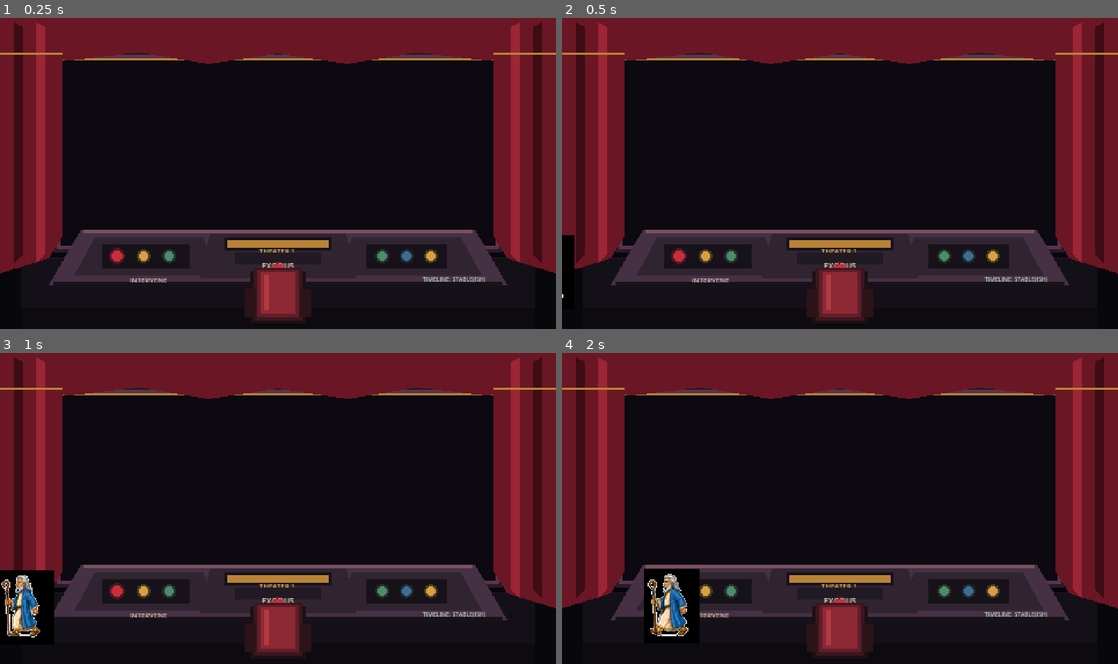
Above: before the commit, frames 1-4 (two rows, left to right).
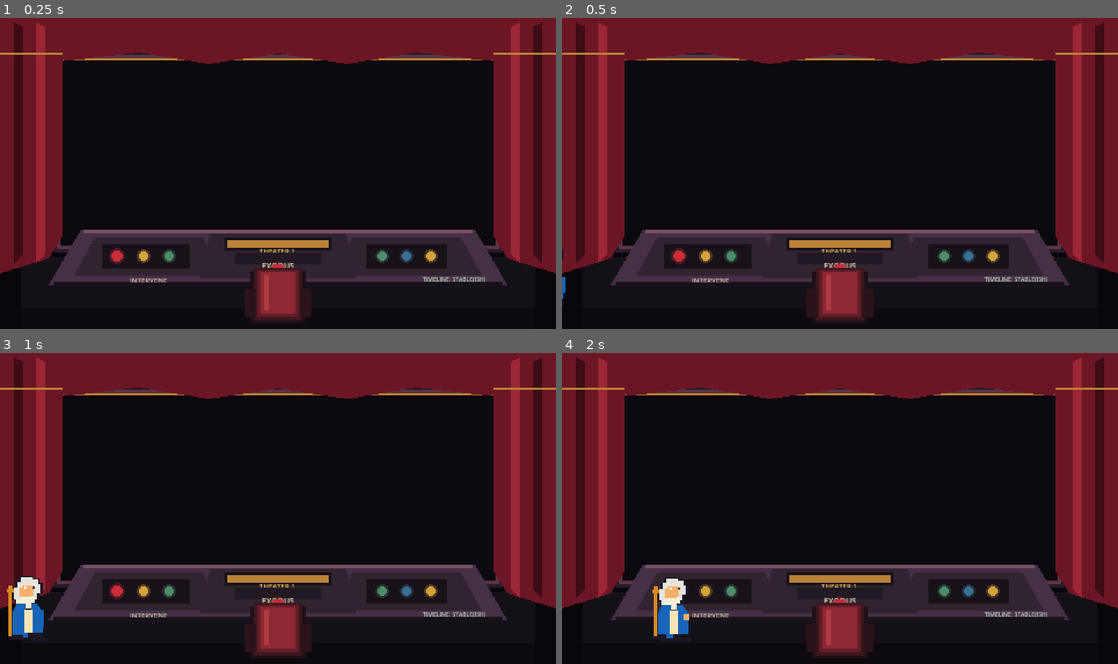
Above: after the commit, the same moments.

Repository: badmrfrosty313/the-bible-sort-of
Game: Godot game, scene res://scenes/theater/theater.tscn
The game is run twice, just before and just after one commit, with the same random seed, the same clock (stepped at 60 frames per second) and the same inputs.
Inputs:
- Up to frame 1 (0.25 s): no input
- Up to frame 2 (0.5 s): no input
- Up to frame 3 (1 s): no input
- Up to frame 4 (2 s): no input

Frame 1 is identical in both runs. In frame 2, 0.3% of the frame differs, in the area x 0-3%, y 69-93%; in frame 3, 1.7%; in frame 4, 2.1%, in the area x 14-25%, y 69-93%.

Commit message:
Make Father use true native walk frames

Diff:
--- a/scripts/father_pixel.gd
+++ b/scripts/father_pixel.gd
@@ -5,9 +5,9 @@
 
 @export var walk_speed: float = 72.0
 
-const MOVEMENT_SHEET := preload("res://art/characters/father_movement_sheet/father_movement_sheet.png")
+const WALK_SHEET := preload("res://art/characters/father_pixel/father_walk_native.svg")
 const SIT_BACK_TEXTURE := preload("res://art/characters/father/father_sit_back.svg")
-const FRAME_SIZE := Vector2i(48, 64)
+const FRAME_SIZE := Vector2(48, 64)
 const STAND_OFFSET_Y := -32.0
 const WALK_OFFSET_Y := -32.0
 const SIT_OFFSET_Y := -31.0
@@ -18,14 +18,13 @@
 var walk_elapsed: float = 0.0
 var walk_frame: int = 0
 var idle_elapsed: float = 0.0
-var stand_texture: Texture2D
-var walk_textures: Array[Texture2D] = []
+var walk_textures: Array[AtlasTexture] = []
 
 func _ready() -> void:
 	var old_sprite := get_node_or_null("Sprite2D") as Sprite2D
 	if old_sprite != null:
 		old_sprite.visible = false
-	_build_pixel_frames()
+	_build_walk_frames()
 	character_sprite = Sprite2D.new()
 	character_sprite.name = "CharacterSprite"
 	character_sprite.texture_filter = CanvasItem.TEXTURE_FILTER_NEAREST
@@ -33,33 +32,13 @@
 	add_child(character_sprite)
 	stand()
 
-func _build_pixel_frames() -> void:
-	stand_texture = _extract_pixel_frame(Rect2i(70, 36, 245, 310))
+func _build_walk_frames() -> void:
 	walk_textures.clear()
-	walk_textures.append(_extract_pixel_frame(Rect2i(65, 382, 245, 305)))
-	walk_textures.append(_extract_pixel_frame(Rect2i(300, 382, 245, 305)))
-	walk_textures.append(_extract_pixel_frame(Rect2i(540, 382, 245, 305)))
-	walk_textures.append(_extract_pixel_frame(Rect2i(780, 382, 245, 305)))
-	walk_textures.append(_extract_pixel_frame(Rect2i(1020, 382, 245, 305)))
-	walk_textures.append(_extract_pixel_frame(Rect2i(1260, 382, 260, 305)))
-
-func _extract_pixel_frame(region: Rect2i) -> Texture2D:
-	var source: Image = MOVEMENT_SHEET.get_image()
-	var cropped: Image = source.get_region(region)
-	cropped.resize(FRAME_SIZE.x, FRAME_SIZE.y, Image.INTERPOLATE_LANCZOS)
-	for y in range(cropped.get_height()):
-		for x in range(cropped.get_width()):
-			var c: Color = cropped.get_pixel(x, y)
-			if c.r > 0.94 and c.g > 0.94 and c.b > 0.94:
-				cropped.set_pixel(x, y, Color(0, 0, 0, 0))
-			else:
-				var levels: float = 6.0
-				c.r = round(c.r * levels) / levels
-				c.g = round(c.g * levels) / levels
-				c.b = round(c.b * levels) / levels
-				c.a = 1.0
-				cropped.set_pixel(x, y, c)
-	return ImageTexture.create_from_image(cropped)
+	for i in range(6):
+		var frame := AtlasTexture.new()
+		frame.atlas = WALK_SHEET
+		frame.region = Rect2(FRAME_SIZE.x * i, 0.0, FRAME_SIZE.x, FRAME_SIZE.y)
+		walk_textures.append(frame)
 
 func _process(delta: float) -> void:
 	if character_sprite == null:
@@ -70,7 +49,7 @@
 		if next_frame != walk_frame:
 			walk_frame = next_frame
 			character_sprite.texture = walk_textures[walk_frame]
-		character_sprite.position.y = WALK_OFFSET_Y + (1.0 if walk_frame % 2 == 1 else 0.0)
+		character_sprite.position.y = WALK_OFFSET_Y + (1.0 if walk_frame == 1 or walk_frame == 4 else 0.0)
 	elif state == State.WATCHING:
 		idle_elapsed += delta
 		character_sprite.position.y = SIT_OFFSET_Y + (1.0 if int(idle_elapsed * 1.7) % 4 == 3 else 0.0)
@@ -97,8 +76,7 @@
 	var duration: float = distance / walk_speed
 	var elapsed: float = 0.0
 	while elapsed < duration:
-		var frame_delta: float = get_process_delta_time()
-		elapsed += frame_delta
+		elapsed += get_process_delta_time()
 		global_position = start_position.lerp(target_position, clampf(elapsed / duration, 0.0, 1.0))
 		await get_tree().process_frame
 	global_position = target_position
@@ -108,7 +86,7 @@
 	state = State.STANDING
 	walk_elapsed = 0.0
 	walk_frame = 0
-	_show(stand_texture, STAND_OFFSET_Y)
+	_show(walk_textures[0], STAND_OFFSET_Y)
 
 func enter_from_left(entrance_position: Vector2, target_position: Vector2) -> void:
 	global_position = entrance_position
@@ -133,7 +111,7 @@
 func stand() -> void:
 	state = State.STANDING
 	idle_elapsed = 0.0
-	_show(stand_texture, STAND_OFFSET_Y)
+	_show(walk_textures[0], STAND_OFFSET_Y)
 
 func sit() -> void:
 	state = State.SITTING
@@ -149,8 +127,8 @@
 
 func react() -> void:
 	state = State.REACTING
-	_show(stand_texture, STAND_OFFSET_Y)
+	_show(walk_textures[0], STAND_OFFSET_Y)
 
 func idle() -> void:
 	state = State.IDLE
-	_show(stand_texture, STAND_OFFSET_Y)
+	_show(walk_textures[0], STAND_OFFSET_Y)
